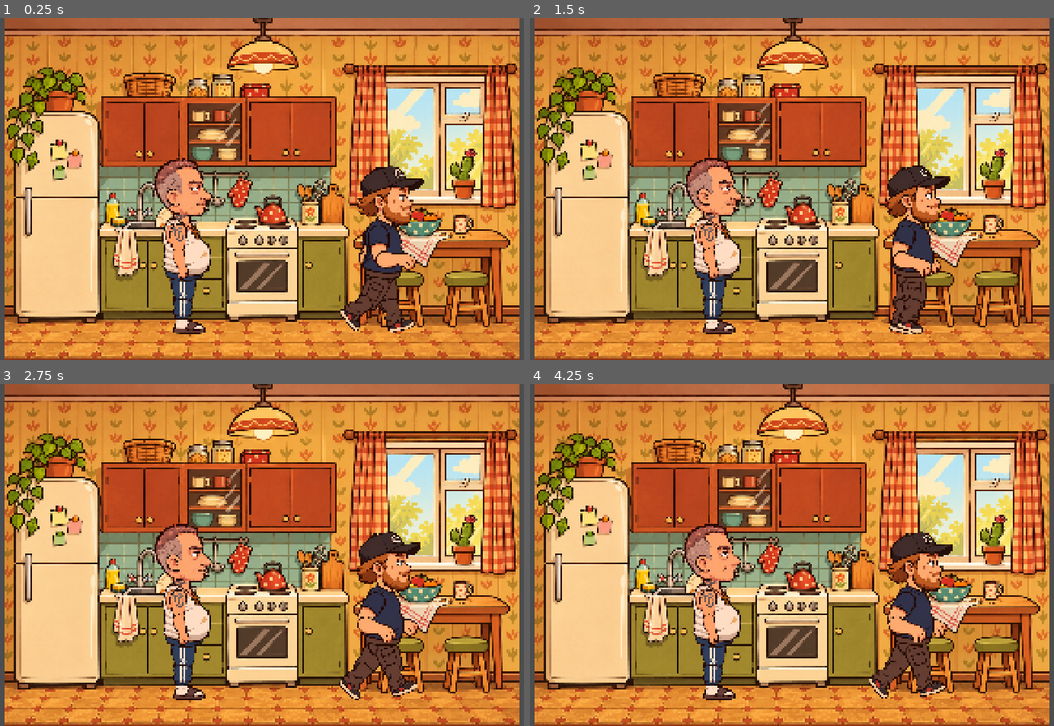
Above: before the commit, frames 1-4 (two rows, left to right).
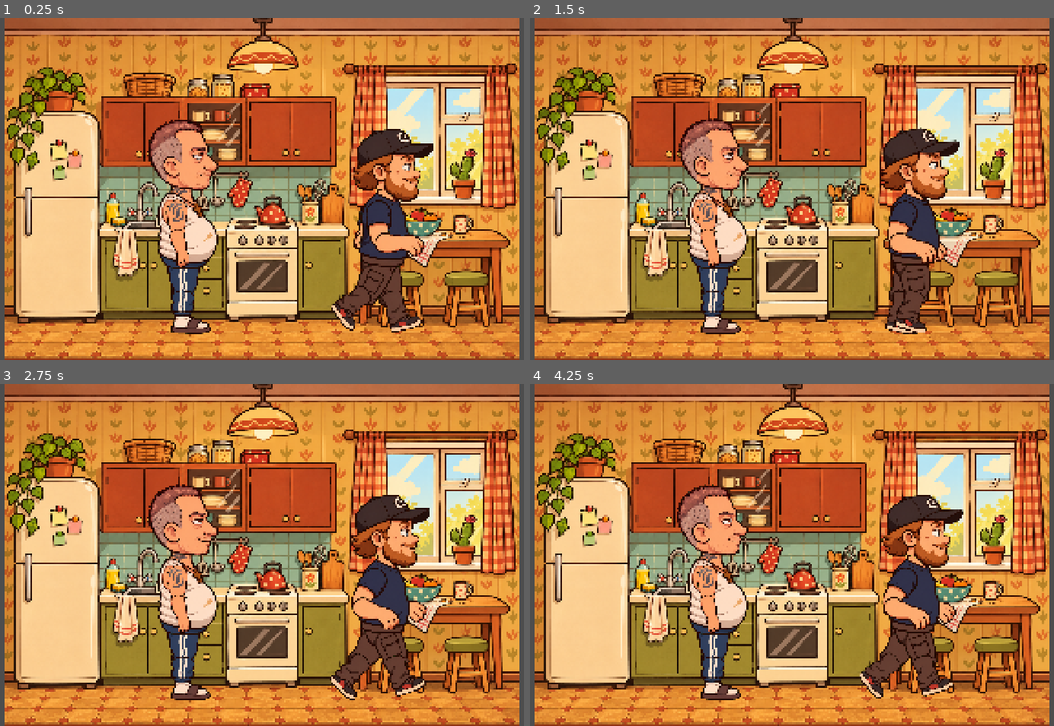
Above: after the commit, the same moments.

Repository: pulsestepdev-cpu/sosed_web
Game: Godot game, scene res://scenes/dev/room_preview.tscn
The game is run twice, just before and just after one commit, with the same random seed, the same clock (stepped at 60 frames per second) and the same inputs. This scene is started directly instead of the project's main scene.
Inputs:
- Up to frame 1 (0.25 s): no input
- Up to frame 2 (1.5 s): tap Enter at 0.5 s
- Up to frame 3 (2.75 s): no input
- Up to frame 4 (4.25 s): no input

The runs differ from the first frame. In frame 1, 9.9% of the frame differs, in the area x 28-83%, y 29-93%; in frame 2, 9.2%; in frame 3, 9.9%, in the area x 28-82%, y 29-93%; in frame 4, 9.8%.

Commit message:
Ванная: фон комнаты; масштаб персонажей в комнатах 0.88
Co-Authored-By: Claude Opus 5.5 <noreply@anthropic.com>

Diff:
--- a/scripts/debug/room_preview.gd
+++ b/scripts/debug/room_preview.gd
@@ -3,7 +3,7 @@
 
 ## Комната задаётся аргументом --room=living (по умолчанию kitchen)
 var ROOM := "res://assets/rooms/room_kitchen.png"
-const CHAR_SCALE := 0.72
+const CHAR_SCALE := 0.88
 
 func _ready() -> void:
 	for a in OS.get_cmdline_user_args():
Binary file added: assets/rooms/room_bathroom.png
Not shown, added: assets/rooms/room_bathroom.png.import
Not shown, changed: docs/PROMPTS.md
